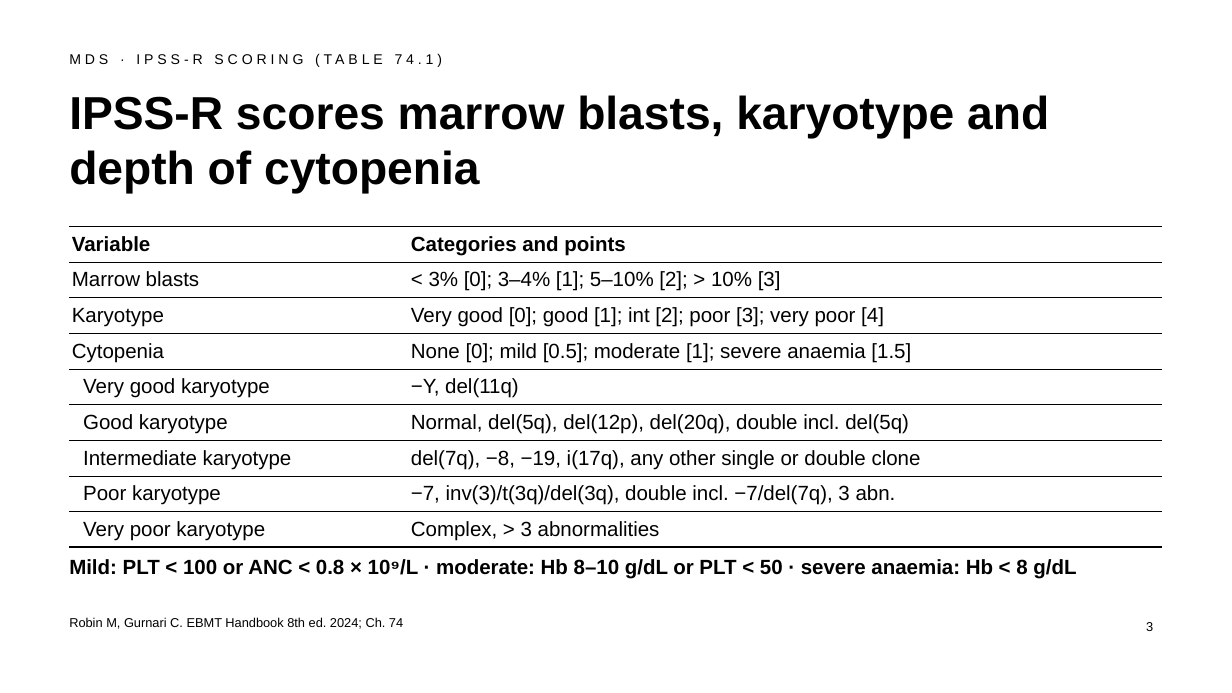
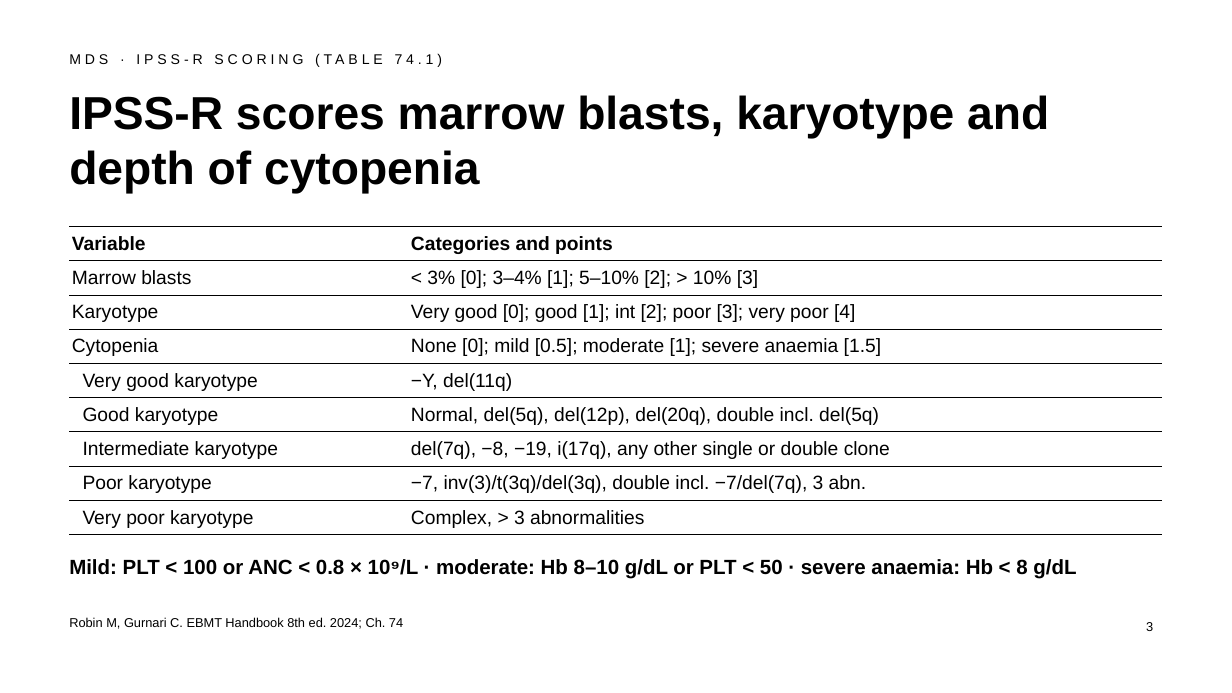
Before and after one commit to htlin222/ebmt-handbook-skill, a slide deck: slide 3 of slides/decks/s23-mds-mds-mpn.pptx. Drawn at 1232x693 pixels with LibreOffice and Linux fonts; fonts in the diff are those of the drawing. Boxes give left, top, right and bottom in pixels: in the first picture for what was removed or moved away, otherwise in the second. Text is boxed around its words. In the diff, an @@ line names an element or a change of style, - is before the commit and + after.

```diff
--- a/slides/decks/s23-mds-mds-mpn.pptx
+++ b/slides/decks/s23-mds-mds-mpn.pptx
@@ table at (69,226,1163,532) @@
@@ size 16 to 15 pt @@
```
Also in this commit, not shown: 5 other files.
